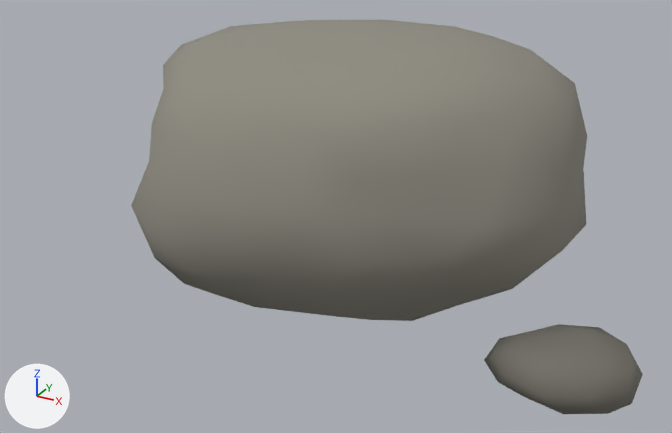
An edit to the glTF model game/assets/models/rock_b.glb, drawn before and after from the same camera.
Both versions are drawn from a camera (50 mm lens) standing at (0.995, -1.862, 1.079) and looking at (0.011, -0.073, 0.185). Every picture has the same lights, and +X, +Y and +Z are marked at lower left. The picture after the commit comes second. Where no turn or scale is listed for an object, it has been applied to the vertices. Vertices at exactly the same position are counted once.

Objects in the first picture: 'rock_b_mesh'.
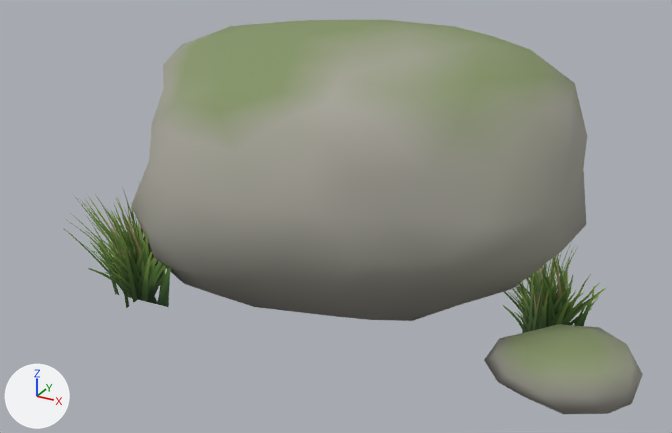
The change, as a diff of the scene's bpy script:
```diff
--- a/game/assets/models/rock_b.glb.py
+++ b/game/assets/models/rock_b.glb.py
@@ mat_m_rock @@
 n0 = _N.new('ShaderNodeBsdfPrincipled'); n0.name = 'Principled BSDF'
-n0.inputs[0].default_value = (0.27, 0.258, 0.216, 1.0)  # 'Base Color', grey #8e8b80
 n0.inputs[2].default_value = 0.9  # 'Roughness'
 n1 = _N.new('ShaderNodeOutputMaterial'); n1.name = 'Material Output'
+n2 = _N.new('ShaderNodeMix'); n2.name = 'Mix'
+n2.data_type = 'RGBA'
+n2.blend_type = 'MULTIPLY'
+n2.inputs[0].default_value = 1.0  # 'Factor'
+n2.inputs[7].default_value = (0.392, 0.381, 0.328, 1.0)  # 'B', grey #a8a69b
+n3 = _N.new('ShaderNodeVertexColor'); n3.name = 'Color Attribute'
 _L.new(n0.outputs[0], n1.inputs[0])  # 'BSDF' to 'Surface'
+_L.new(n2.outputs[2], n0.inputs[0])  # 'Result' to 'Base Color'
+_L.new(n3.outputs[0], n2.inputs[6])  # 'Color' to 'A'
@@ mat_m_grass @@
+mat_m_grass = bpy.data.materials.new('M_Grass')
+# uses the picture img_grass
@@ me_icosphere @@
 # verts and faces of me_icosphere; kept vertices keep their numbers, new ones are numbered from 204
-me_icosphere.from_pydata(...)  # 204 vertices, 400 faces; spans x -0.479..0.773, y -0.427..0.452, z 0.0..0.626
+me_icosphere.from_pydata(...)  # 240 vertices, 424 faces; spans x -0.608..0.773, y -0.549..0.611, z 0.0..0.626
+# me_icosphere part 1
+verts[204] = (-0.537, -0.378, 0.0)
+verts[205] = (-0.555, -0.39, 0.146)  # pixel (65, 232)
+verts[206] = (-0.608, -0.426, 0.293)
+for new, old in zip([207, 208, 209], [204, 205, 206]): verts[new] = verts[old] + (0.359, 0.025, 0.0)
+verts[216] = (-0.388, -0.153, 0.0)
+verts[217] = (-0.39, -0.161, 0.149)
+verts[218] = (-0.396, -0.185, 0.298)
+for new, old in zip([219, 220, 221], [216, 217, 218]): verts[new] = verts[old] + (0.033, -0.364, 0.0)
+faces += [(204, 207, 208), (204, 208, 205), (205, 208, 209), (205, 209, 206), (216, 220, 217), (216, 219, 220)]  # mat_m_grass
+faces += [(217, 221, 218), (217, 220, 221)]  # mat_m_grass
+# me_icosphere part 2
+verts[210] = (0.485, -0.225, 0.0)
+verts[211] = (0.482, -0.212, 0.128)  # pixel (503, 309)
+verts[212] = (0.473, -0.173, 0.256)
+for new, old in zip([213, 214, 215], [210, 211, 212]): verts[new] = verts[old] + (0.072, 0.306, 0.0)
+verts[222] = (0.408, -0.066, 0.0)
+verts[223] = (0.69, -0.045, 0.0)
+verts[224] = (0.39, -0.066, 0.115)
+verts[225] = (0.673, -0.045, 0.115)
+verts[226] = (0.337, -0.065, 0.231)
+verts[227] = (0.62, -0.044, 0.231)
+faces += [(222, 223, 225), (222, 225, 224), (224, 225, 227), (224, 227, 226), (210, 213, 214), (210, 214, 211)]  # mat_m_grass
+faces += [(211, 214, 215), (211, 215, 212)]  # mat_m_grass
+# me_icosphere part 3: 80 faces spanning x 0.462..0.773, y -0.374..-0.137, z 0.0..0.114 switch from mat_m_rockdark (grey #737067) to mat_m_rock
+# other edits to the shape of me_icosphere do not show in these pictures
+me_icosphere.materials.append(mat_m_grass)
```

What differs and where, as boxes (x1, y1, x2, y2) in the pictures (672 x 433 px):
'rock_b_mesh', recoloured, reshaped (13% wider): before (131, 20, 643, 414); after (63, 20, 643, 414)
part 1 of me_icosphere, added (green): after (63, 181, 172, 308)
part 2 of me_icosphere, added (green): after (503, 244, 607, 333)
part 3 of me_icosphere, recoloured: (486, 324, 643, 414) in both
